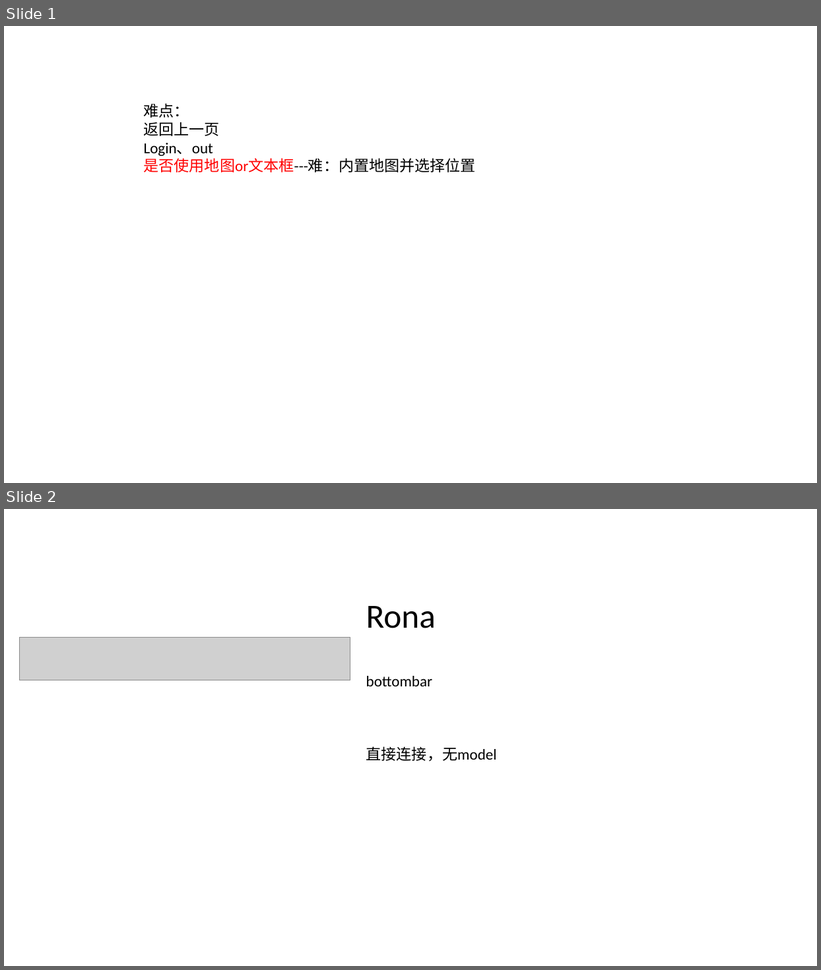
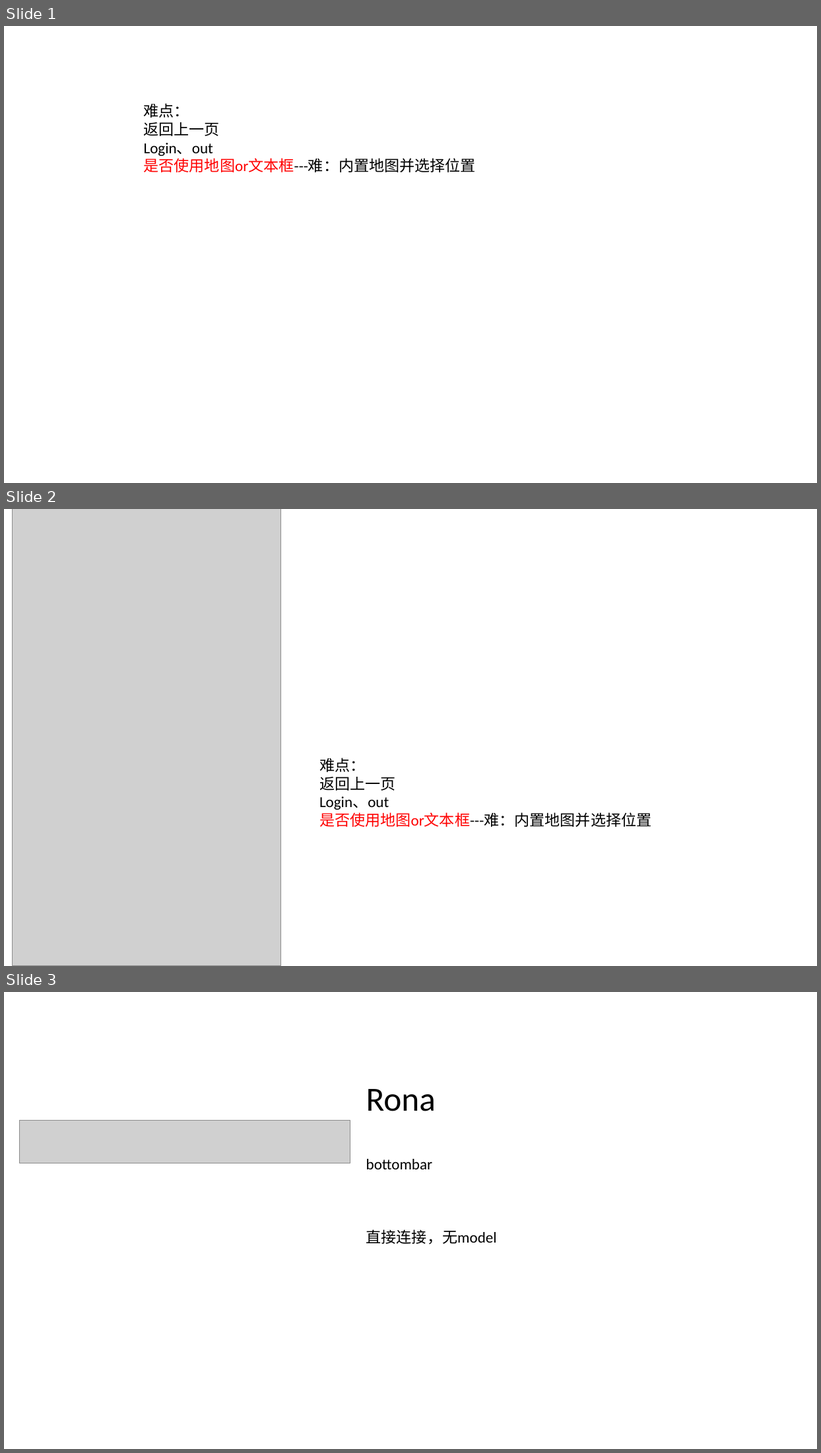
Before and after one commit to Christ1992/group-7-Biz-Lab, a slide deck: Model函数指导.pptx. Shown one above the other, each under a label of ours: slides 1 and 2 before the commit, slides 1, 2 and 3 after it. The pictures are 821x970 and 821x1453 pixels, drawn with LibreOffice and Linux fonts; fonts in the diff are those of the drawing; grey boxes stand for pictures. Boxes give left, top, right and bottom in pixels: in the first picture for what was removed or moved away, otherwise in the second. Text is boxed around its words. In the diff, an @@ line names an element or a change of style, - is before the commit and + after.

```diff
--- a/Model函数指导.pptx
+++ b/Model函数指导.pptx
@@ slide 2 added at bbox=[4, 509, 817, 966], background #FFFFFF @@
@@ picture added at bbox=[13, 509, 281, 966] @@
@@ text added at bbox=[319, 758, 651, 827], 18 pt, text #000000 @@
+难点：
+返回上一页
+Login、out
+是否使用地图or文本框---难：内置地图并选择位置
@@ what was slide 2 is now slide 3 @@
```
Also in this commit, not shown: 1 slide changed, 18 other files.
